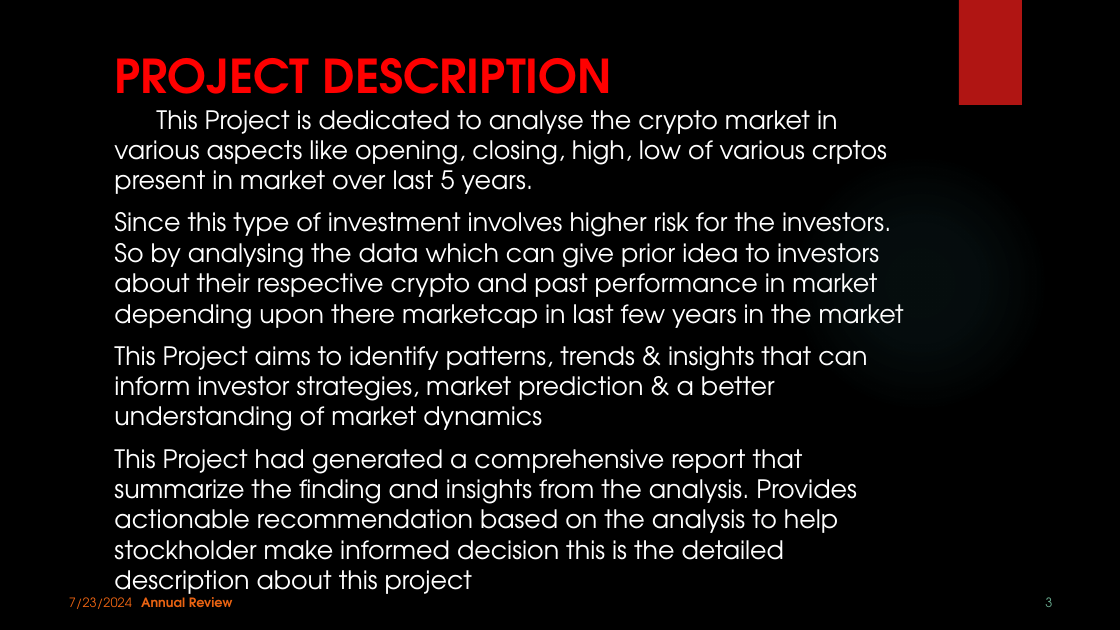
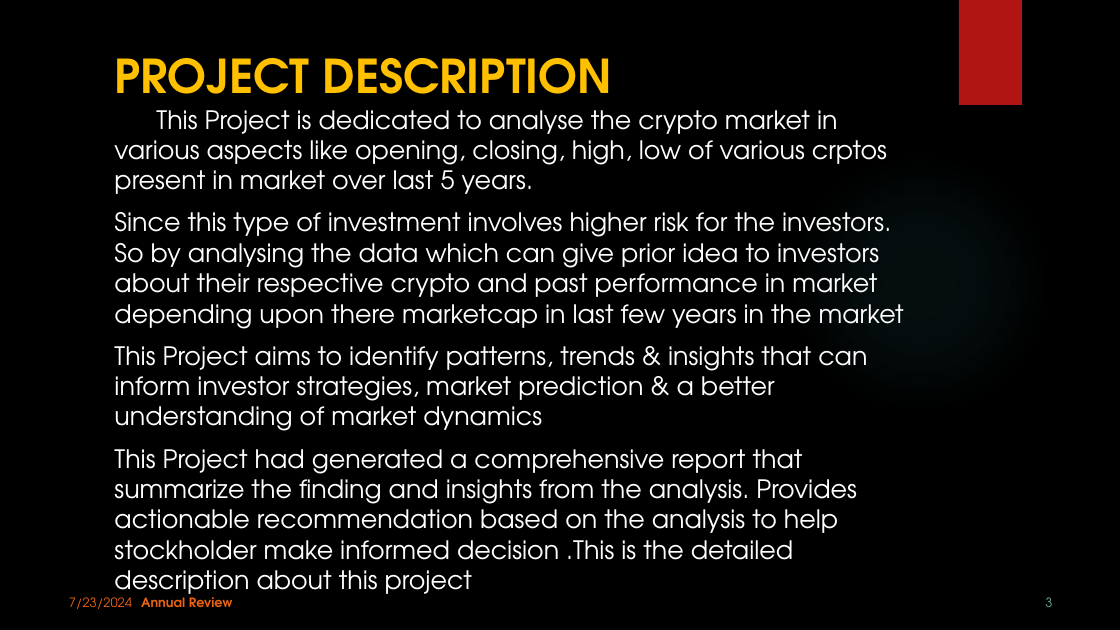
Before and after one commit to Tejas3400/PowerBi_Final_Project, a slide deck: slide 3 of PPT_PoweBi_FinalProject_TejasDhamane.pptx. Drawn at 1120x630 pixels with LibreOffice and Linux fonts; fonts in the diff are those of the drawing; background and template pictures are left out. Boxes give left, top, right and bottom in pixels: in the first picture for what was removed or moved away, otherwise in the second. Text is boxed around its words. In the diff, an @@ line names an element or a change of style, - is before the commit and + after.

```diff
--- a/PPT_PoweBi_FinalProject_TejasDhamane.pptx
+++ b/PPT_PoweBi_FinalProject_TejasDhamane.pptx
@@ title "PROJECT DESCRIPTION" at [114, 58, 612, 113]: text colour #FF0000 to #FFC000 @@
@@ text at [114, 449, 857, 601]: text changed @@
-This Project had generated a comprehensive report that summarize the finding and insights from the analysis. Provides actionable recommendation based on the analysis to help stockholder make informed decision this is the detailed description about this project
+This Project had generated a comprehensive report that summarize the finding and insights from the analysis. Provides actionable recommendation based on the analysis to help stockholder make informed decision .This is the detailed description about this project
```
Also in this commit, not shown: 4 other slides changed.
